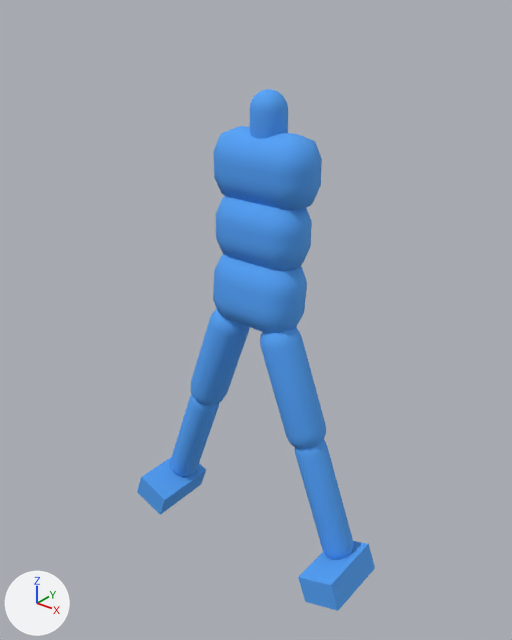
What one commit did to the FBX model newton-4.00/applications/media/walker.fbx.
One viewpoint serves both versions: a camera (50 mm lens) standing at (1.345, -1.713, 1.945) and looking at (0.008, -0.041, 0.908). Every picture has the same lights, and +X, +Y and +Z are marked at lower left. Where no turn or scale is listed for an object, it has been applied to the vertices.

In view in the first picture: 'Box001', 'Box002', 'Capsule002', 'Capsule003', 'Capsule004', 'Capsule005', 'Capsule006', 'convexhull_0', 'convexhull_001', 'convexhull_002'.
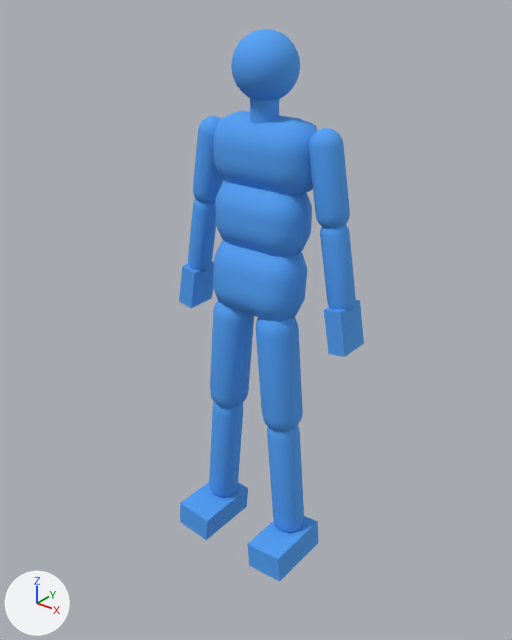
Not drawn themselves, but carrying or shaping drawn objects: ob_lowerback, ob_root, ob_ltibia, ob_rclavicle, ob_lhipjoint, ob_lclavicle, ob_rhipjoint.

What differs and where, as boxes [x1, y1, x2, y2] in the pictures (512 x 640 px):
'convexhull_002', moved: before [213, 126, 322, 210]; after [213, 110, 317, 195]
'convexhull_001', moved: before [216, 196, 312, 271]; after [215, 181, 312, 257]
'convexhull_0', moved: before [213, 254, 307, 334]; after [213, 240, 307, 322]
'Capsule004', moved, turned, rescaled: before [294, 439, 354, 560]; after [267, 425, 304, 533]
'Capsule005', moved, turned, rescaled: before [260, 328, 326, 449]; after [256, 317, 303, 432]
'Box002', moved, turned, rescaled: before [298, 541, 375, 611]; after [247, 516, 318, 581]
'Capsule002', moved, turned, rescaled: before [191, 309, 250, 406]; after [210, 301, 254, 408]
'Capsule003', moved, turned, rescaled: before [171, 394, 219, 477]; after [209, 401, 243, 497]
'Box001', moved, turned, rescaled: before [137, 457, 206, 515]; after [180, 482, 248, 540]
'Sphere001', added (blue): after [231, 29, 300, 101]
'Capsule007', added (blue): after [308, 128, 350, 228]
'Capsule008', added (blue): after [320, 225, 356, 311]
'Capsule010', added (blue): after [193, 116, 223, 204]
'Box003', added (blue): after [324, 300, 364, 357]
'Capsule009', added (blue): after [188, 198, 216, 272]
'Capsule006', reshaped, moved: before [250, 89, 288, 139]; after [250, 98, 279, 124]
'Box004', added (blue): after [179, 262, 214, 308]

Patch to the scene script:
```diff
--- a/newton-4.00/applications/media/walker.fbx.py
+++ b/newton-4.00/applications/media/walker.fbx.py
@@ me_mesh @@
-me_mesh.from_pydata(...)  # 146 vertices, 288 faces; spans x -0.058..0.058, y -0.058..0.058, z -0.103..0.081
+me_mesh.from_pydata(...)  # 146 vertices, 288 faces; spans x -0.044..0.044, y -0.044..0.044, z -0.103..0.076
+# me_mesh part 1: 145 of 146 vertices moved; they spanned x -0.058..0.058, y -0.058..0.058, z -0.101..0.081 and now span x -0.044..0.044, y -0.044..0.044, z -0.101..0.076; mean shift (0.0, 0.0, -0.003); largest move (0.029, 0.051, -0.044) -> (0.022, 0.038, -0.059)
 me_mesh.materials.append(mat_01___default)
@@ me_mesh_003_1 @@
+me_mesh_003_1.from_pydata([(-0.043, -0.057, 0.067), (-0.017, -0.057, -0.078), (-0.043, 0.057, 0.067), (-0.017, 0.057, -0.078), (0.017, -0.057, 0.078), (0.043, -0.057, -0.067), (0.017, 0.057, 0.078), (0.043, 0.057, -0.067)], [], [(0, 2, 3, 1), (4, 5, 7, 6), (0, 1, 5, 4), (1, 3, 7, 5), (3, 2, 6, 7), (2, 0, 4, 6)])
+me_mesh_003_1.materials.append(mat_01___default)  # blue #51a3f7
@@ ob_lclavicle @@
 ob_lclavicle.location = (21.25, 5.426, -1.042)
+ob_lclavicle.rotation_euler = (0.0, 0.0, -1.396)  # degrees (0, 0, -80)
@@ ob_convexhull_0 @@
 ob_convexhull_0 = bpy.data.objects.new('convexhull_0', me_mesh_009)
-ob_convexhull_0.location = (0.0, -0.011, 1.04)
+ob_convexhull_0.location = (0.0, -0.011, 1.087)
@@ ob_convexhull_002 @@
 ob_convexhull_002 = bpy.data.objects.new('convexhull_002', me_mesh_001)
-ob_convexhull_002.location = (0.0, 0.02, 1.454)
+ob_convexhull_002.location = (0.0, 0.02, 1.501)
@@ ob_lhipjoint @@
 ob_lhipjoint.parent = ob_root
-ob_lhipjoint.location = (9.94, -3.749, -10.82)
-ob_lhipjoint.rotation_euler = (1.571, 0.0, 0.0)  # degrees (90, 0, 0)
+ob_lhipjoint.location = (9.94, -10.82, 3.749)
+ob_lhipjoint.rotation_euler = (0.0, 0.0, -0.262)  # degrees (0, 0, -15)
@@ ob_lowerback @@
 ob_lowerback.parent = ob_root
-ob_lowerback.location = (0.118, 0.847, 12.33)
-ob_lowerback.rotation_euler = (1.571, 0.0, 0.0)  # degrees (90, 0, 0)
+ob_lowerback.location = (0.118, 12.33, -0.847)
@@ ob_ltibia @@
 ob_ltibia.parent = ob_lfemur
-ob_ltibia.location = (-0.0000191, -43.72, 0.0)
+ob_ltibia.location = (-0.0000153, -43.72, 0.0)
@@ ob_convexhull_001 @@
 ob_convexhull_001 = bpy.data.objects.new('convexhull_001', me_mesh_002)
-ob_convexhull_001.location = (0.0, 0.005, 1.258)
+ob_convexhull_001.location = (0.0, 0.005, 1.305)
@@ ob_rclavicle @@
 ob_rclavicle.location = (-20.99, 4.56, -1.957)
+ob_rclavicle.rotation_euler = (0.0, 0.0, 1.396)  # degrees (0, 0, 80)
@@ ob_root @@
 ob_root = bpy.data.objects.new('root', None)
-ob_root.location = (0.0, 0.0, 1.034)
-ob_root.scale = (0.01, 0.01, 0.01)
+ob_root.parent = ob_dummy
+ob_root.location = (0.0, 0.0, 0.0)
+ob_root.rotation_euler = (1.571, 0.0, 0.0)  # degrees (90, 0, 0)
+ob_root.scale = (0.394, 0.394, 0.394)
@@ ob_rhipjoint @@
 ob_rhipjoint.parent = ob_root
-ob_rhipjoint.location = (-9.664, -3.749, -10.82)
-ob_rhipjoint.rotation_euler = (1.571, 0.0, 0.0)  # degrees (90, 0, 0)
+ob_rhipjoint.location = (-9.664, -10.82, 3.749)
+ob_rhipjoint.rotation_euler = (0.0, 0.0, 0.262)  # degrees (0, 0, 15)
@@ ob_capsule002 @@
 ob_capsule002.parent = ob_rhipjoint
-ob_capsule002.location = (-6.885, -21.82, 0.0000153)
+ob_capsule002.location = (-6.885, -21.82, 0.0000155)
 ob_capsule002.rotation_euler = (0.0, 0.0, -0.349)  # degrees (0, 0, -20)
@@ ob_capsule006 @@
 ob_capsule006 = bpy.data.objects.new('Capsule006', me_mesh)
-ob_capsule006.location = (0.002, 0.028, 1.56)
+ob_capsule006.location = (0.002, 0.007, 1.607)
@@ ob_dummy @@
+ob_dummy = bpy.data.objects.new('dummy', None)
+ob_dummy.location = (0.0, 0.0, 1.081)
+ob_dummy.scale = (0.0254, 0.0254, 0.0254)
@@ ob_sphere001 @@
+ob_sphere001 = bpy.data.objects.new('Sphere001', me_mesh_006_1)  # a UV sphere (32 segments, 16 rings, poles along z) spanning x -0.1..0.1, y -0.1..0.1, z -0.1..0.1; in mat_01___default (blue #51a3f7)
+ob_sphere001.location = (0.004, 0.009, 1.708)
@@ ob_box003 @@
+ob_box003 = bpy.data.objects.new('Box003', me_mesh_003_1)
+ob_box003.location = (0.312, 0.022, 0.951)
@@ ob_capsule007 @@
+ob_capsule007 = bpy.data.objects.new('Capsule007', me_mesh_005_1)  # 146 vertices, 288 faces; spans x -2.0..2.0, y -2.78..8.99, z -2.0..2.0; in mat_01___default (blue #51a3f7)
+ob_capsule007.parent = ob_lclavicle
+ob_capsule007.location = (2.371, 0.0, 0.0)
+ob_capsule007.rotation_euler = (0.0, -2.618, 1.571)  # degrees (0, -150, 90)
+ob_capsule007.scale = (-2.54, -2.54, -2.54)
@@ ob_capsule008 @@
+ob_capsule008 = bpy.data.objects.new('Capsule008', me_mesh_004_1)  # 146 vertices, 288 faces; spans x -1.73..1.73, y -2.78..8.99, z -1.73..1.73; in mat_01___default (blue #51a3f7)
+ob_capsule008.parent = ob_lhumerus
+ob_capsule008.location = (0.0, 0.226, 0.0)
+ob_capsule008.scale = (-2.54, -2.54, -2.54)
@@ ob_capsule010 @@
+ob_capsule010 = bpy.data.objects.new('Capsule010', me_mesh_002_1)  # 146 vertices, 288 faces; spans x -0.081..0.054, y -0.051..0.051, z -0.225..0.07; in mat_01___default (blue #51a3f7)
+ob_capsule010.location = (-0.222, 0.022, 1.47)
@@ ob_capsule009 @@
+ob_capsule009 = bpy.data.objects.new('Capsule009', me_mesh_001_1)  # 146 vertices, 288 faces; spans x -0.076..0.049, y -0.044..0.044, z -0.225..0.07; in mat_01___default (blue #51a3f7)
+ob_capsule009.location = (-0.268, 0.022, 1.208)
@@ ob_box004 @@
+ob_box004 = bpy.data.objects.new('Box004', me_mesh_1)  # a box spanning x -2.9..2.9, y -2.24..2.24, z -1.2..1.2; in mat_01___default (blue #51a3f7)
+ob_box004.parent = ob_rradius
+ob_box004.location = (0.293, -6.688, -1.226)
+ob_box004.rotation_euler = (-1.047, 0.0, 1.571)  # degrees (-60, 0, 90)
+ob_box004.scale = (-2.54, -2.54, -2.54)
```
